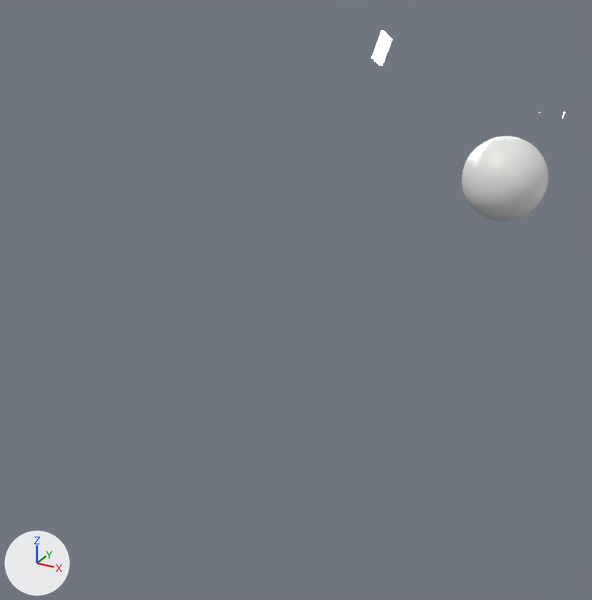
A saved change to the Blender file 04-Scenes/scene1.blend.
Before and after are seen from a 50 mm lens placed at (74.0, -339.0, 84.0), pointed at (-66.0, -85.0, -43.0). Every picture has the same lights, and +X, +Y and +Z are marked at lower left.

Objects in the first picture: 'Earth', 'sun'.
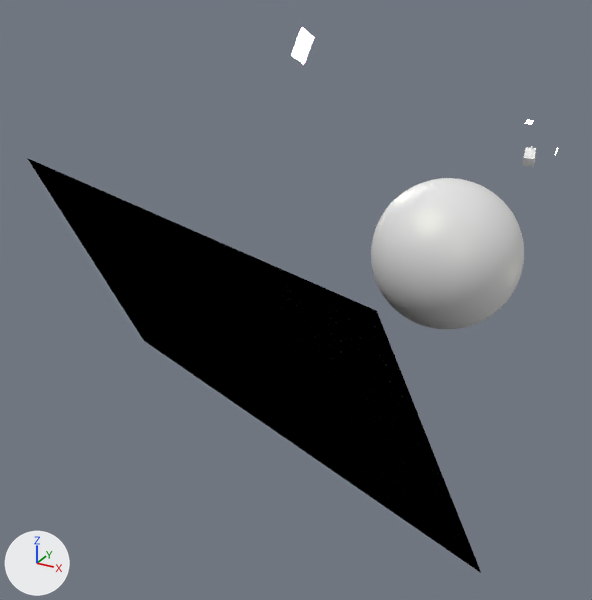
Location of each change, [x1, y1, x2, y2] in pixels of the pictures (592 x 600 px):
'stars', added (black)
    after: [27, 158, 481, 573]
'Earth', moved, rescaled (77% wider, 77% taller)
    before: [462, 136, 548, 221]
    after: [371, 178, 524, 329]
'sun', moved
    before: [372, 30, 392, 66]
    after: [291, 28, 314, 64]
'FireParticle', added
    after: [523, 147, 536, 166]
'Plane.001', now drawn
    after: [525, 120, 534, 124]

Edits to the bpy script that builds the scene:
```text
Add img_0001_jpg_001:
    img_0001_jpg_001 = load_image('0001.jpg.001', '../02-Texture/0001.jpg', 3840, 2160, 'sRGB')
Add mat_smoke_domain_material:
    mat_smoke_domain_material = principled_material('Smoke Domain Material')
    mat_smoke_domain_material.base_color = (0.8, 0.8, 0.8)  # white #e7e7e7
Add mat_material_002:
    mat_material_002 = diffuse_material('Material.002')
    mat_material_002.texture = img_0001_jpg_001
Add me_cube:
    me_cube.from_pydata(...)  # a box spanning x -1.0..1.0, y -1.0..1.0, z -1.0..1.0
    me_cube.materials.append(mat_smoke_domain_material)  # white #e7e7e7
Add me_sphere_1:
    me_sphere_1.from_pydata(...)  # a UV sphere (32 segments, 16 rings, poles along z) spanning x -1.0..1.0, y -1.0..1.0, z -1.0..1.0
    me_sphere_1.polygons.foreach_set('use_smooth', [True] * 512)
Add me_plane_003:
    me_plane_003.from_pydata(...)  # 4 vertices, 1 face; spans x -1.0..1.0, y -1.0..1.0, z 0.0
    me_plane_003.materials.append(mat_material_002)  # picture img_0001_jpg_001
Add col_fireparticle:
    col_fireparticle = bpy.data.collections.new('FireParticle')
    col_fireparticle.objects.link(ob_sphere)
    col_fireparticle.objects.link(ob_smoke_domain)
Change ob_rocketcomplete:
    ob_rocketcomplete.location: (-0.9, -2.5, 17.9) -> (1.5, -19.6, 7.4)
Change ob_sun:
    ob_sun.location: (-71.9, 2.9, 40.8) -> (-101.3, -14.7, 41.9)
Change ob_earth:
    ob_earth.location: (-4.3, -31.5, 0.0) -> (-12.8, -69.6, -19.7)
    ob_earth.scale: (3.07, 3.07, 3.07) -> (5.16, 5.16, 5.16)
Change ob_ruder1:
    ob_ruder1.scale: (1.88, 0.0699, 0.391) -> (1.09, 0.0699, 0.391)
Add ob_smoke_domain:
    ob_smoke_domain = bpy.data.objects.new('Smoke Domain', me_cube)
    ob_smoke_domain.location = (-0.00929, 0.00023, 1.016)
    ob_smoke_domain.scale = (2.82, 2.82, 4.23)
Add ob_sphere:
    ob_sphere = bpy.data.objects.new('Sphere', me_sphere_1)
    ob_sphere.location = (-0.00929, 0.00023, 0.0158)
    ob_sphere.scale = (0.237, 0.237, 0.237)
Add ob_fireparticle:
    ob_fireparticle = bpy.data.objects.new('FireParticle', None)
    ob_fireparticle.parent = ob_rocketcomplete
    ob_fireparticle.matrix_parent_inverse = Matrix(((3.671, 0.516, 0.0, 4.479), (-0.267, 1.903, -3.17, 61.23), (-0.441, 3.139, 1.922, -26.97), (0.0, 0.0, 0.0, 1.0)))
    ob_fireparticle.location = (-0.836, -2.727, 17.76)
    ob_fireparticle.rotation_euler = (2.113, 0.0, 0.14)  # degrees (121, 0, 8)
    ob_fireparticle.scale = (0.703, 0.703, 0.703)
    ob_fireparticle.show_instancer_for_render = False
    ob_fireparticle.instance_type = 'COLLECTION'
    ob_fireparticle.instance_collection = col_fireparticle
Add ob_stars:
    ob_stars = bpy.data.objects.new('stars', me_plane_003)
    ob_stars.location = (-81.4, -116.7, -46.6)
    ob_stars.rotation_euler = (-2.0, 3.108, -0.414)  # degrees (-115, 178, -24)
    ob_stars.scale = (109.0, 54.4, 8.64)
```
